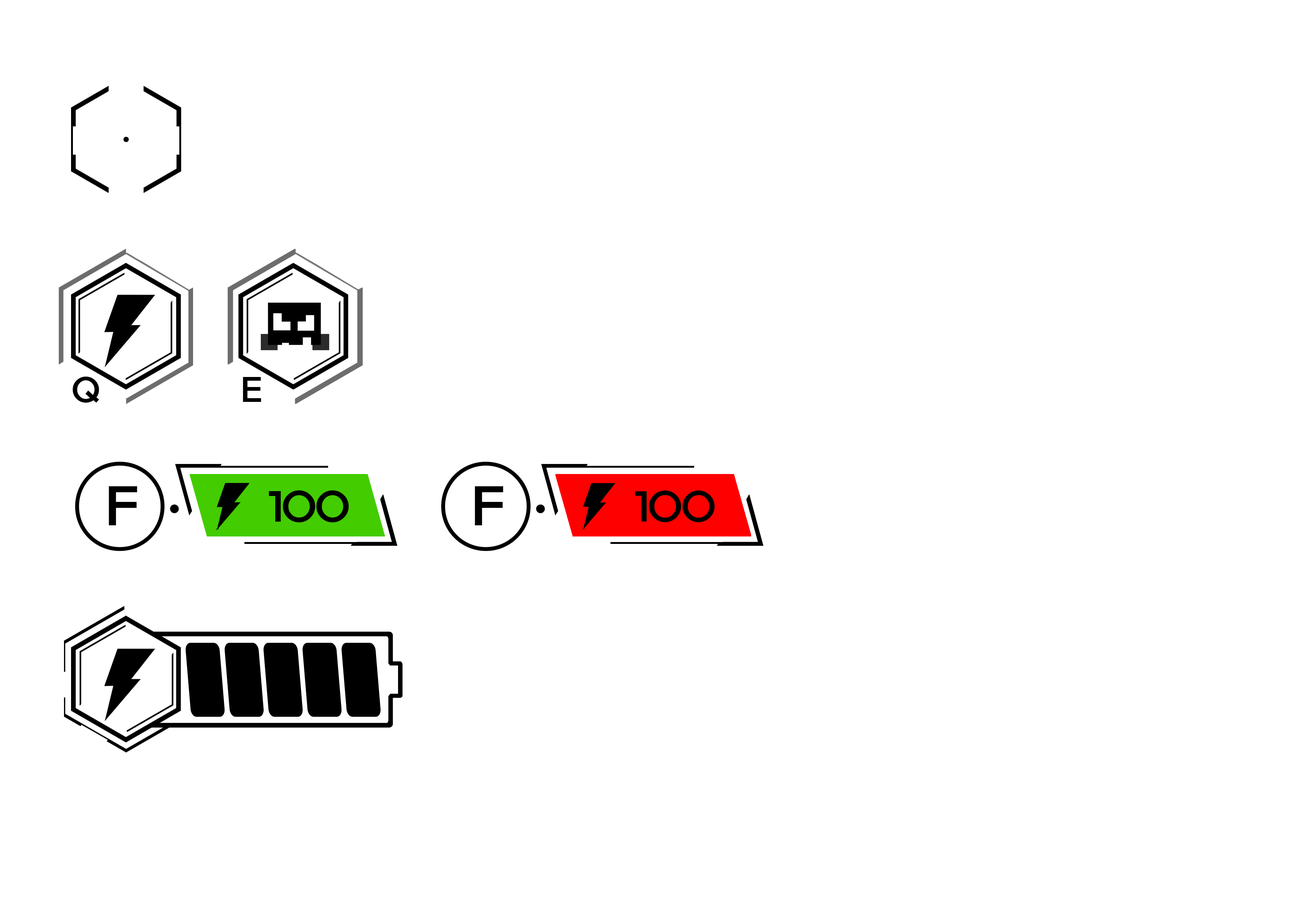
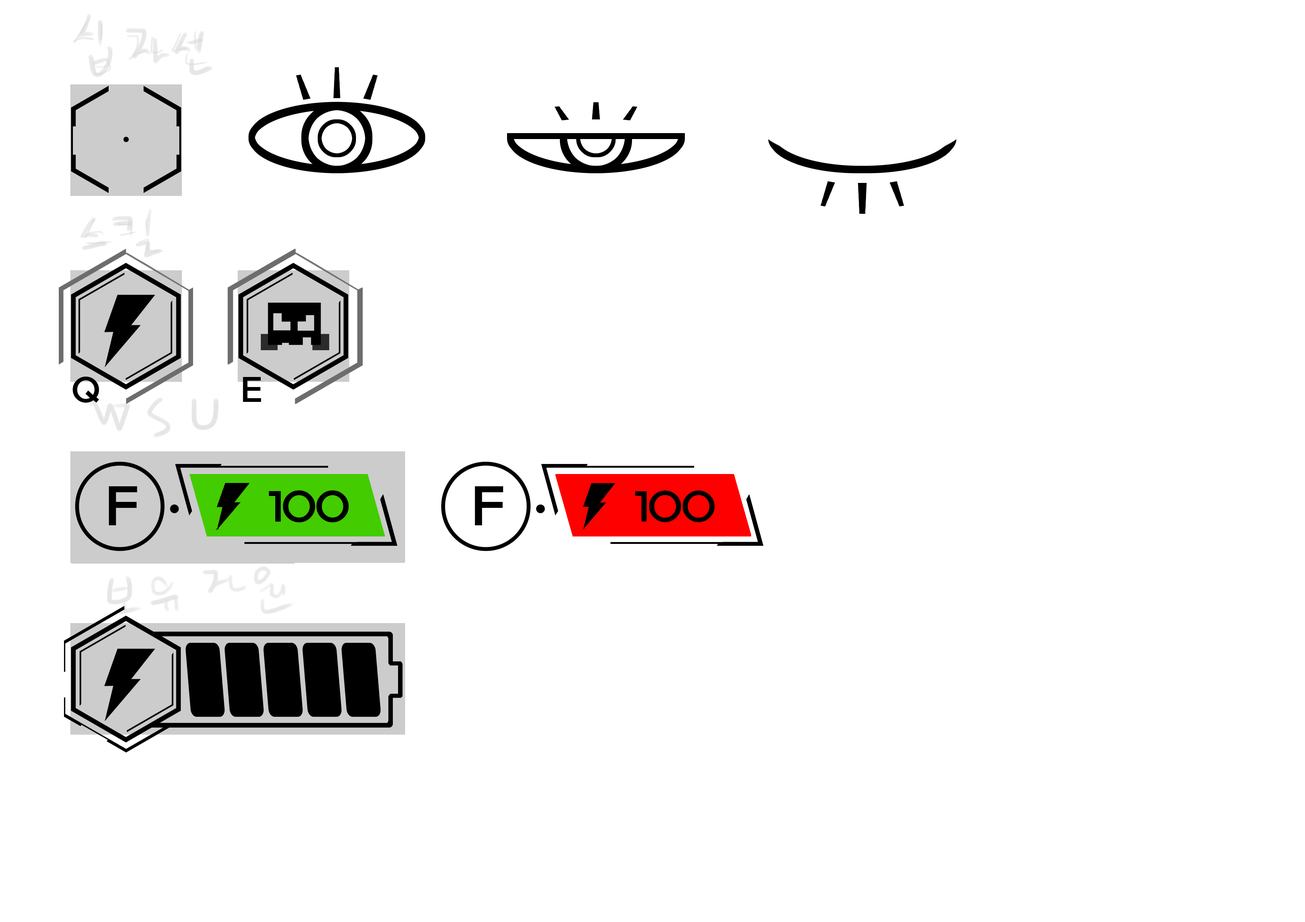
Comparing the layer stacks of the two 1305px x 922px images. Changes:
added layer "Layer 7" above "Layer 8" over [248, 67, 426, 174]
added layer "Layer 8" above "Layer 8 copy 3" over [506, 102, 685, 174]
added layer "Layer 8 copy 3" above "Layer 7 copy 3" over [768, 139, 957, 214]
showed group "Group 1" (8 layers) over [58, 13, 406, 753]
